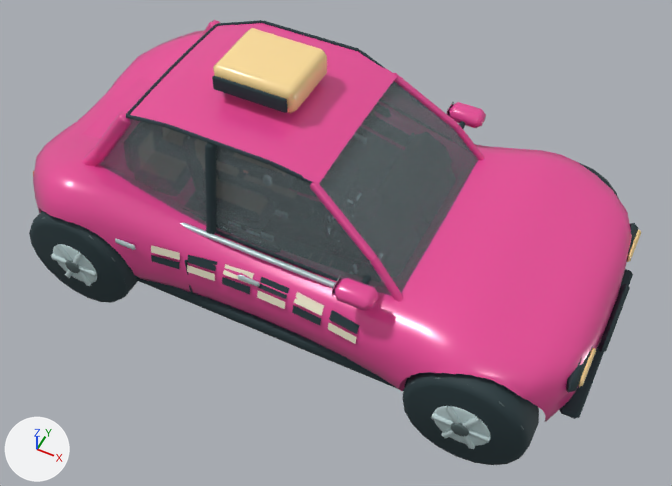
The glTF model public/models/taxi.glb as it was, and as the next commit left it.
Both versions are drawn from a 50 mm camera at (0.954, -1.865, 2.473) aimed at (0.079, -0.117, 0.288). Every picture has the same lights, and +X, +Y and +Z are marked at lower left. The first picture is the older version. Vertices at exactly the same position are counted once.

The older version as bpy lines, for what is in view:
```python
ob_automotive_glass_004 = bpy.data.objects.new('Automotive glass.004', me_contoured_passenger_windscreen_002)
ob_automotive_glass_004.location = (0.0, 0.0, 0.0)
ob_paint_taxi = bpy.data.objects.new('Paint taxi', me_rounded_hatchback_shell_001)
ob_paint_taxi.location = (0.0, 0.0, 0.0)
ob_tyre_rubber_004 = bpy.data.objects.new('Tyre rubber.004', me_cube_1152)
ob_tyre_rubber_004.location = (0.0, 0.0, 0.0)
ob_wheel_hubs_004 = bpy.data.objects.new('Wheel hubs.004', me_cube_1189)
ob_wheel_hubs_004.location = (0.0, 0.0, 0.0)
# also in view: 'Warm white trim.004' at (-0.326, 0.0, 0.351); 'Headlamp.004' at (0.301, 0.0, 0.577); 'Rolling wheels.004' at (-0.005, 0.0, 0.19)
```
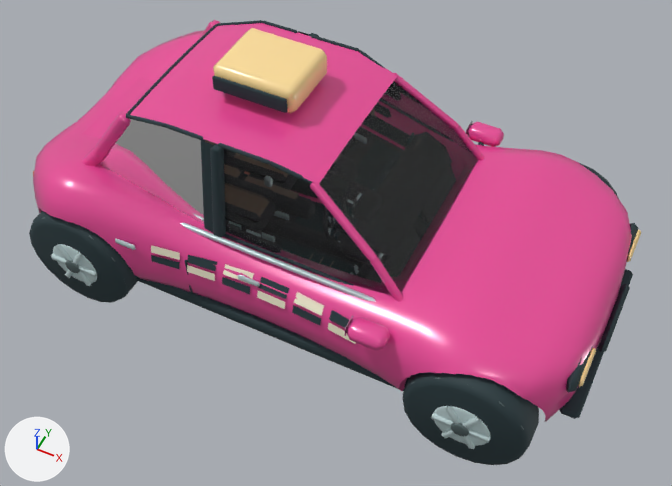
Location of each change, (x1, y1, x2, y2) in pixels of the pictures (672 x 486 px; the box of a moved part takes in the faces that stretch with it):
'Automotive glass.004', surface changed, reshaped
    both: (99, 81, 478, 296)
part 1 of me_rounded_hatchback_shell_001, moved or reshaped
    before: (448, 102, 486, 128)
    after: (347, 317, 390, 350)
part 2 of me_rounded_hatchback_shell_001, added (pink)
    after: (467, 121, 504, 147)
part 3 of me_rounded_hatchback_shell_001, moved or reshaped (not visible afterwards)
    before: (341, 287, 377, 310)
part 4 of me_contoured_passenger_windscreen_002, added
    after: (99, 127, 392, 296)
part 5 of me_cube_1152, added
    after: (201, 139, 205, 227)
part 6 of me_cube_1152, moved or reshaped (not visible afterwards)
    before: (361, 275, 372, 285)
part 7 of me_cube_1152, moved or reshaped (mostly hidden)
    before: (459, 121, 465, 129)
    after: (478, 142, 484, 146)
part 8 of me_cube_1152, built on
    before: (205, 143, 217, 234)
    after: (165, 124, 354, 286)
part 9 of me_cube_1152, reshaped
    after: (263, 21, 358, 51)

The change in detail:
In material 'Automotive glass' (mat_automotive_glass), transmission_weight goes from 0.82 to 1.0.
me_rounded_hatchback_shell_001 is used by ob_paint_taxi; location (0.0, 0.0, 0.0).
me_rounded_hatchback_shell_001 had 1281 vertices, 2467 faces and spanned x -0.94..0.93, y -0.49..0.49, z 0.12..0.73.
me_rounded_hatchback_shell_001 now has 1329 vertices, 2555 faces and spans x -0.94..0.93, y -0.5..0.5, z 0.12..0.73.
me_rounded_hatchback_shell_001 part 1: the loose piece of 24 vertices spanning x 0.23..0.35, y 0.38..0.45, z 0.46..0.51 is moved by (0.06, -0.88, -0.09).
me_rounded_hatchback_shell_001 part 2: the loose piece of 24 vertices spanning x 0.23..0.35, y 0.38..0.45, z 0.46..0.51 is copied, and the copy is moved by (0.06, 0.04, -0.09); it spans x 0.29..0.41, y 0.42..0.5, z 0.36..0.42.
me_rounded_hatchback_shell_001 part 3: 24 vertices moved from x 0.23..0.35, y -0.45..-0.38, z 0.46..0.51 to x 0.3..0.4, y -0.41..-0.38, z 0.34..0.38.
Other edits to the shape of me_rounded_hatchback_shell_001 do not show in these pictures.
me_contoured_passenger_windscreen_002 is used by ob_automotive_glass_004; location (0.0, 0.0, 0.0).
me_contoured_passenger_windscreen_002 had 34 vertices, 44 faces and spanned x -0.74..0.4, y -0.325..0.325, z 0.387..0.721.
me_contoured_passenger_windscreen_002 now has 42 vertices, 48 faces and spans x -0.74..0.4, y -0.325..0.325, z 0.387..0.721.
me_contoured_passenger_windscreen_002 part 4: 4 vertices added at x -0.256..-0.204, y -0.324..-0.28, z 0.397..0.721.
Other edits to the shape of me_contoured_passenger_windscreen_002 do not show in these pictures.
me_cube_1152 is used by ob_tyre_rubber_004; location (0.0, 0.0, 0.0).
me_cube_1152 had 1680 vertices, 3036 faces and spanned x -0.99..0.95, y -0.45..0.45, z 0.12..0.81.
me_cube_1152 now has 1880 vertices, 3392 faces and spans x -0.99..0.95, y -0.45..0.45, z 0.12..0.81.
me_cube_1152 part 5: the loose piece of 24 vertices spanning x -0.74..0.4, y -0.33..-0.32, z 0.38..0.41 is copied, and the copy is multiplied about its middle by the matrix ((0.0, -0.284, 0.0), (0.034, 0.0, -0.282), (0.282, 0.0, 0.034)), then moved by (-0.09, 0.02, 0.16); it spans x -0.26..-0.25, y -0.33..-0.27, z 0.4..0.72.
me_cube_1152 part 6: the loose piece of 24 vertices spanning x 0.28..0.3, y -0.4..-0.33, z 0.46..0.49 is scaled about its middle by (1, 0.564, 0.856), then moved by (0.06, -0.06, -0.1).
me_cube_1152 part 7: the loose piece of 24 vertices spanning x 0.28..0.3, y 0.33..0.4, z 0.46..0.49 is scaled about its middle by (1, 0.564, 0.856), then moved by (0.06, 0.06, -0.1).
me_cube_1152 part 8: 8 vertices moved from x -0.24..-0.22, y -0.35..-0.27, z 0.4..0.71 to x -0.21..-0.2, y -0.35..-0.28, z 0.4..0.72; 12 vertices removed from x -0.24..-0.22, y -0.35..-0.27, z 0.4..0.72; 64 vertices added at x -0.26..-0.19, y -0.35..-0.27, z 0.39..0.73.
me_cube_1152 part 9: 12 vertices moved from x -0.24..-0.22, y 0.27..0.35, z 0.4..0.72 to x -0.21..-0.19, y 0.27..0.35, z 0.4..0.72; 8 vertices removed from x -0.24..-0.22, y 0.27..0.35, z 0.4..0.72; 60 vertices added at x -0.26..-0.2, y 0.27..0.34, z 0.39..0.73.
Other edits to the shape of me_cube_1152 do not show in these pictures.
